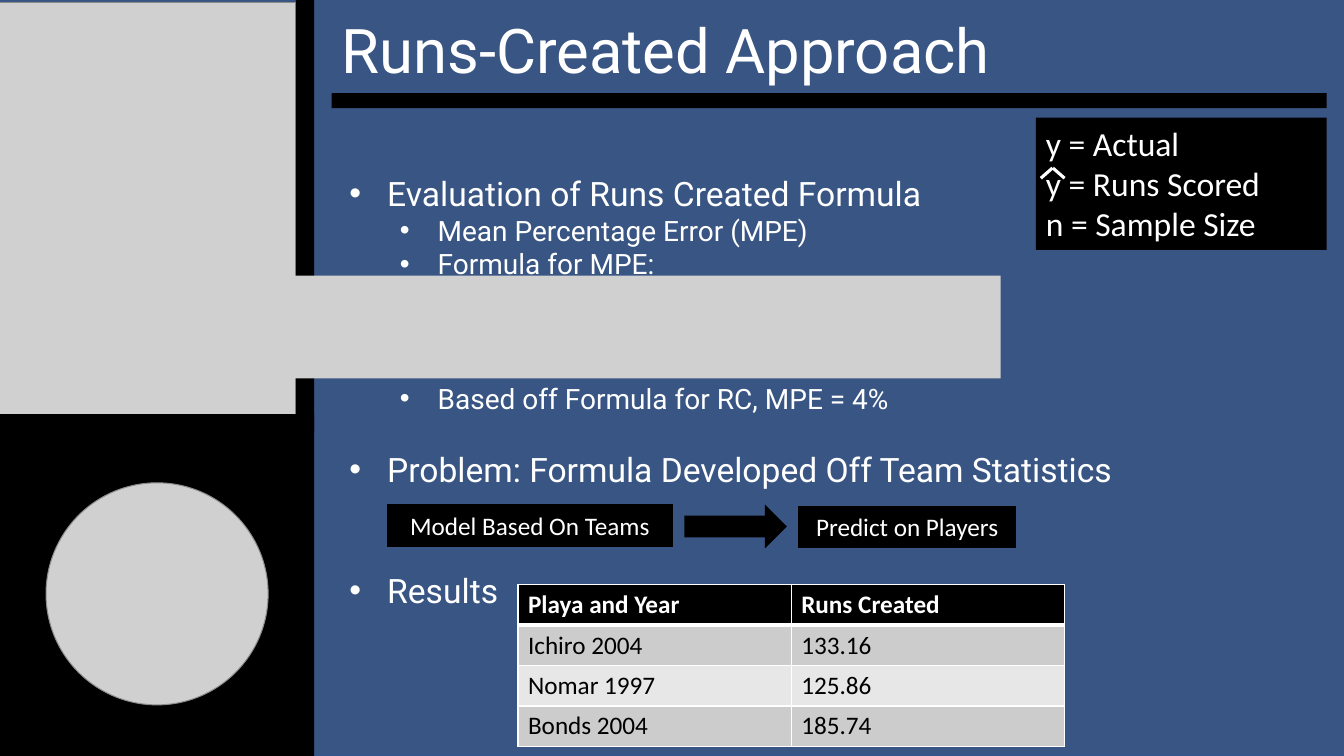
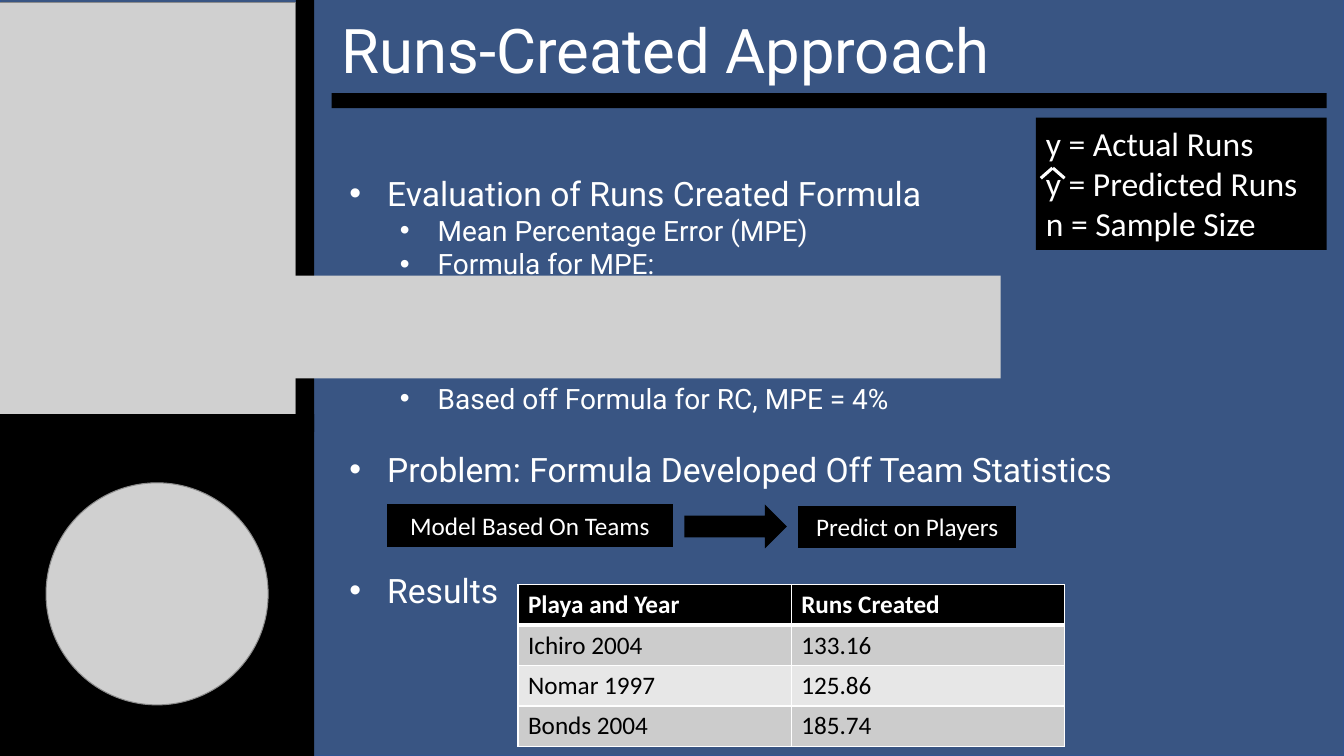
Before and after one commit to SuperMarioGiacomazzo/STOR390_WEBSITE, a slide deck: slide 7 of Slides/Baseball 2/Baseball_2_Lecture.pptx. Drawn at 1344x756 pixels with LibreOffice and Linux fonts; fonts in the diff are those of the drawing; grey boxes stand for pictures. Boxes give left, top, right and bottom in pixels: in the first picture for what was removed or moved away, otherwise in the second. Text is boxed around its words. In the diff, an @@ line names an element or a change of style, - is before the commit and + after.

```diff
--- a/Slides/Baseball 2/Baseball_2_Lecture.pptx
+++ b/Slides/Baseball 2/Baseball_2_Lecture.pptx
@@ text in rectangle at bbox=[1046, 132, 1298, 202]: text changed @@
-y = Actual
-y = Runs Scored
+y = Actual Runs
+y = Predicted Runs
```
Also in this commit, not shown: 19 other files.
